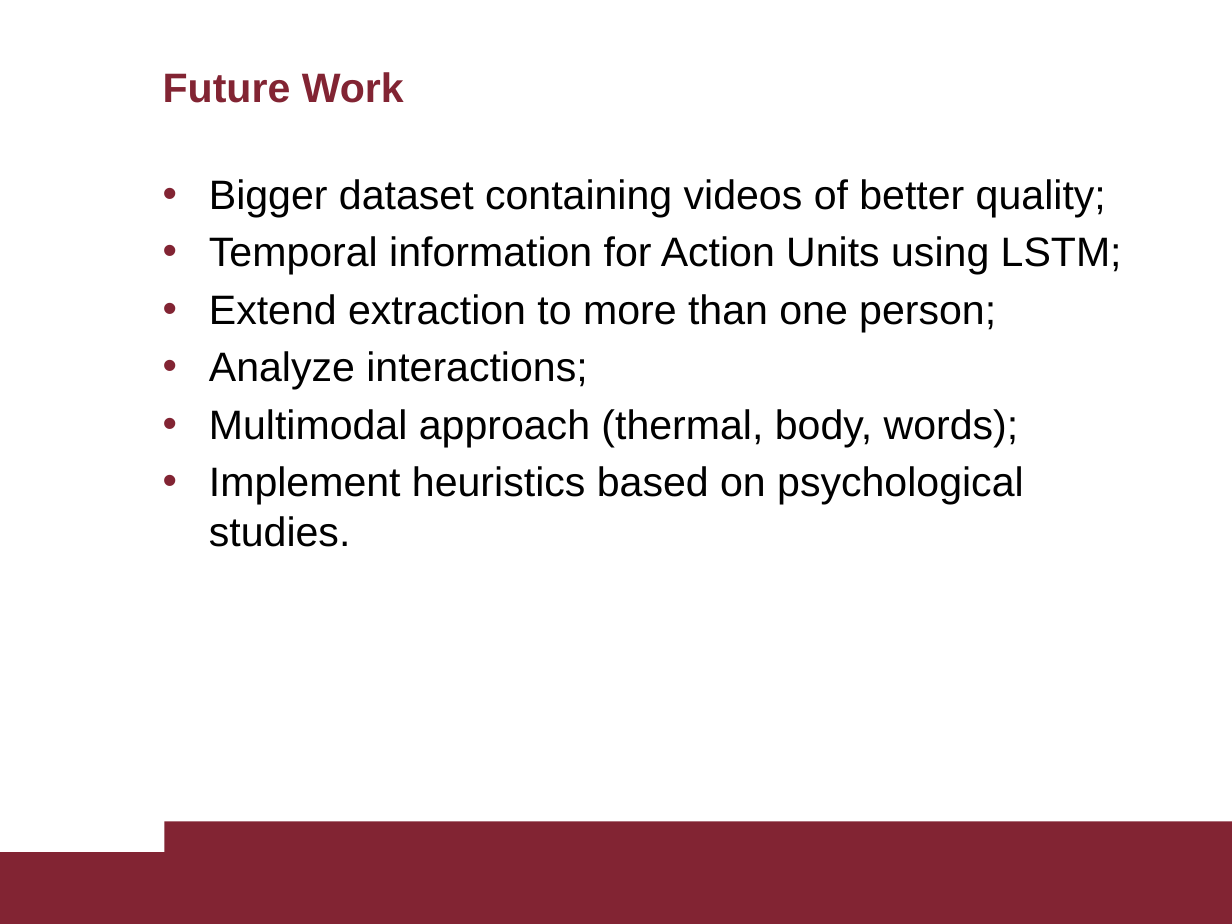
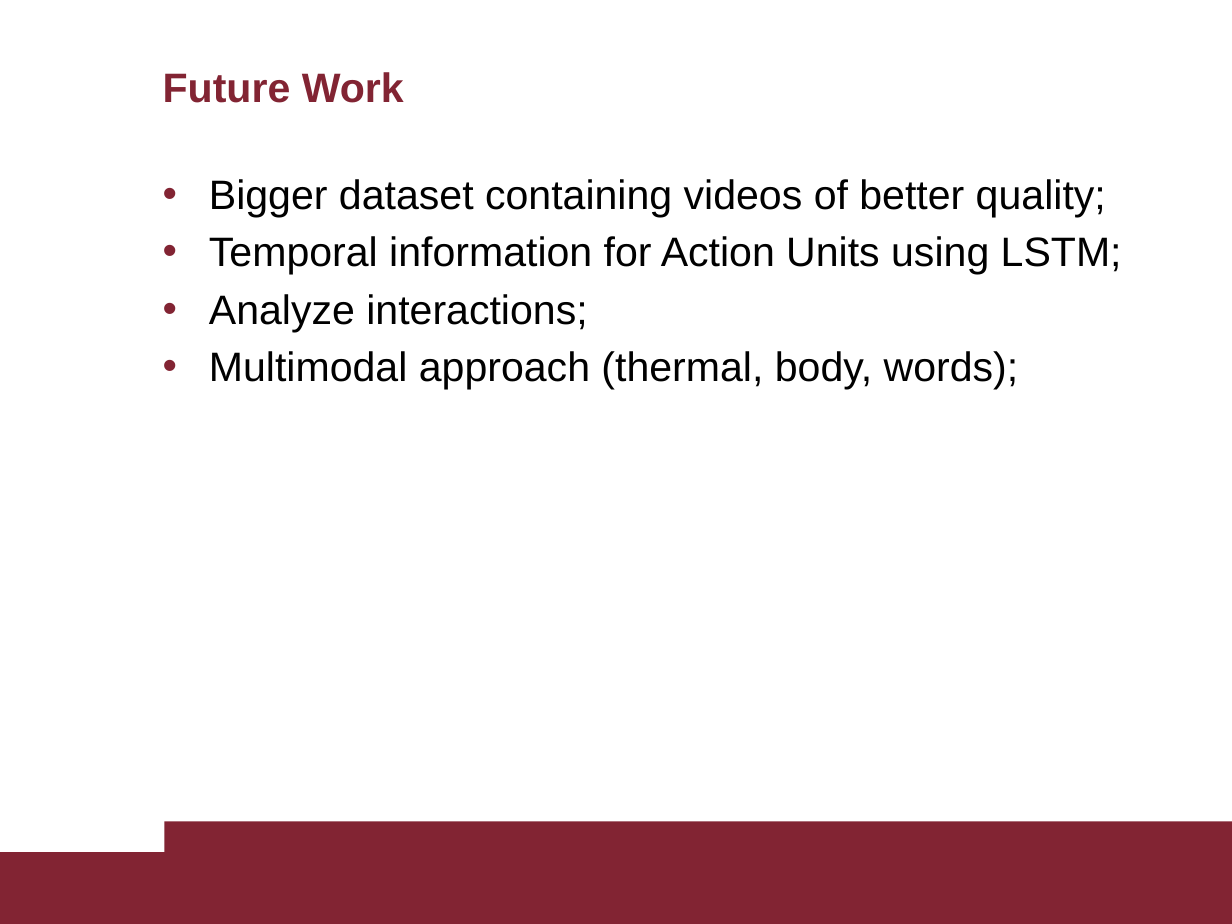
Before and after one commit to AscaL/thesis, a slide deck: slide 23 of Tesi Emanuele Orfanelli 1383726.pptx (slide 25 before the commit). Drawn at 1232x924 pixels with LibreOffice and Linux fonts; fonts in the diff are those of the drawing. Boxes give left, top, right and bottom in pixels: in the first picture for what was removed or moved away, otherwise in the second. Text is boxed around its words. In the diff, an @@ line names an element or a change of style, - is before the commit and + after.

```diff
--- a/Tesi Emanuele Orfanelli 1383726.pptx
+++ b/Tesi Emanuele Orfanelli 1383726.pptx
@@ text at <box>209,294,996,332</box>: paragraph removed @@
-• Extend extraction to more than one person;
@@ text at <box>209,466,1023,547</box>: paragraph removed @@
-• Implement heuristics based on psychological studies.
```
Also in this commit, not shown: 23 other slides changed, 2 slides removed.
